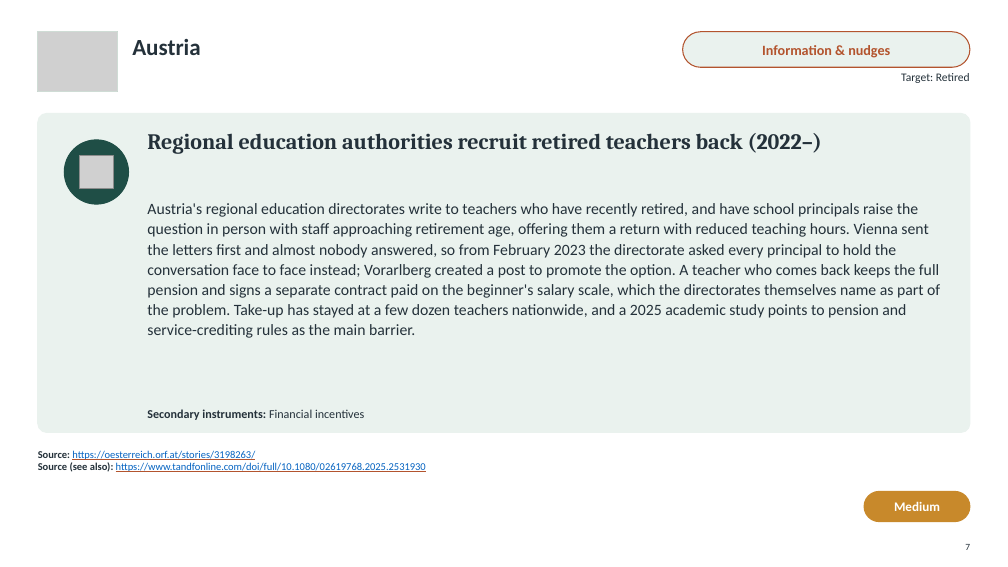
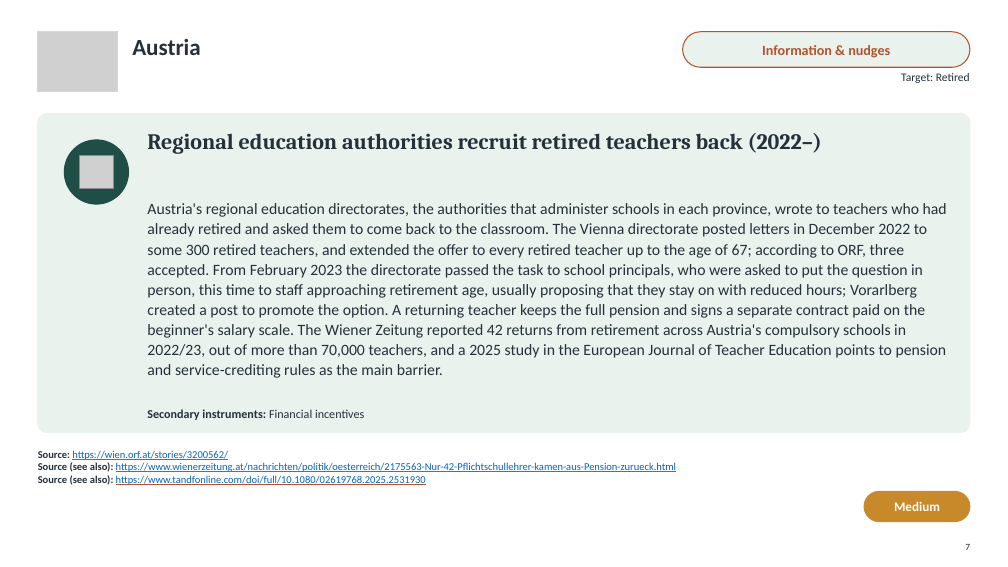
Before and after one commit to jedr1-ship-it/Alternative-Pathways----Quant, a slide deck: slide 7 of policies/Re-attracting_Former_Teachers.pptx. Drawn at 1008x567 pixels with LibreOffice and Linux fonts; fonts in the diff are those of the drawing; grey boxes stand for pictures. Boxes give left, top, right and bottom in pixels: in the first picture for what was removed or moved away, otherwise in the second. Text is boxed around its words. In the diff, an @@ line names an element or a change of style, - is before the commit and + after.

```diff
--- a/policies/Re-attracting_Former_Teachers.pptx
+++ b/policies/Re-attracting_Former_Teachers.pptx
@@ text at bbox=[147, 203, 947, 378]: text changed @@
-Austria's regional education directorates write to teachers who have recently retired, and have school principals raise the question in person with staff approaching retirement age, offering them a return with reduced teaching hours. Vienna sent the letters first and almost nobody answered, so from February 2023 the directorate asked every principal to hold the conversation face to face instead; Vorarlberg created a post to promote the option. A teacher who comes back keeps the full pension and signs a separate contract paid on the beginner's salary scale, which the directorates themselves name as part of the problem. Take-up has stayed at a few dozen teachers nationwide, and a 2025 academic study points to pension and service-crediting rules as the main barrier.
+Austria's regional education directorates, the authorities that administer schools in each province, wrote to teachers who had already retired and asked them to come back to the classroom. The Vienna directorate posted letters in December 2022 to some 300 retired teachers, and extended the offer to every retired teacher up to the age of 67; according to ORF, three accepted. From February 2023 the directorate passed the task to school principals, who were asked to put the question in person, this time to staff approaching retirement age, usually proposing that they stay on with reduced hours; Vorarlberg created a post to promote the option. A returning teacher keeps the full pension and signs a separate contract paid on the beginner's salary scale. The Wiener Zeitung reported 42 returns from retirement across Austria's compulsory schools in 2022/23, out of more than 70,000 teachers, and a 2025 study in the European Journal of Teacher Education points to pension and service-crediting rules as the main barrier.
@@ text at bbox=[38, 450, 676, 472]: text changed @@
-Source: https://oesterreich.orf.at/stories/3198263/
+Source: https://wien.orf.at/stories/3200562/
+Source (see also): https://www.wienerzeitung.at/nachrichten/politik/oesterreich/2175563-Nur-42-Pflichtschullehrer-kamen-aus-Pension-zurueck.html
```
Also in this commit, not shown: 2 other files.
